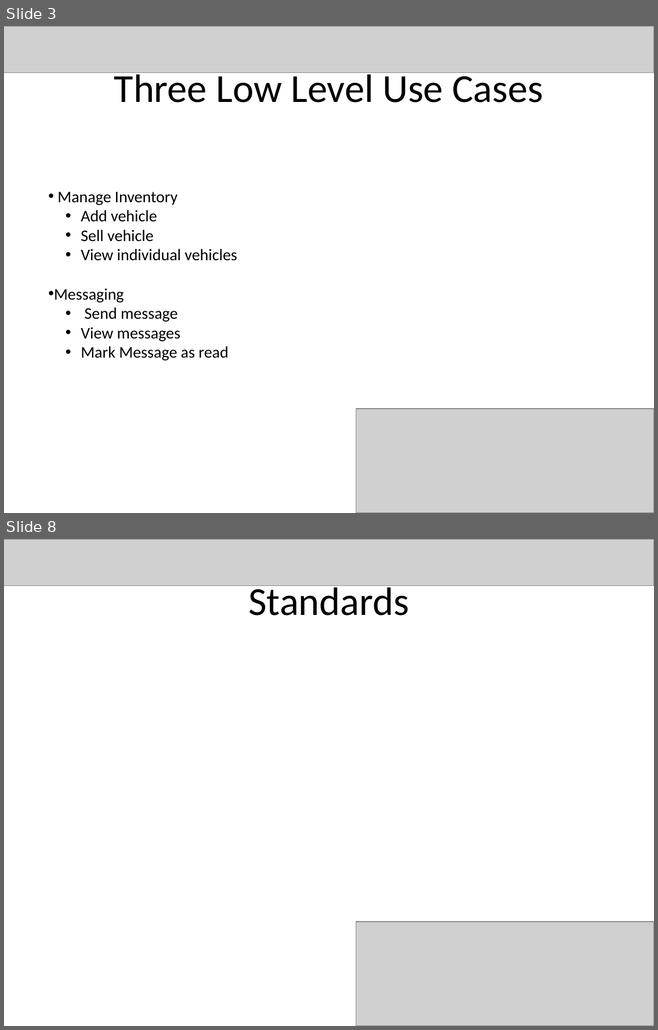
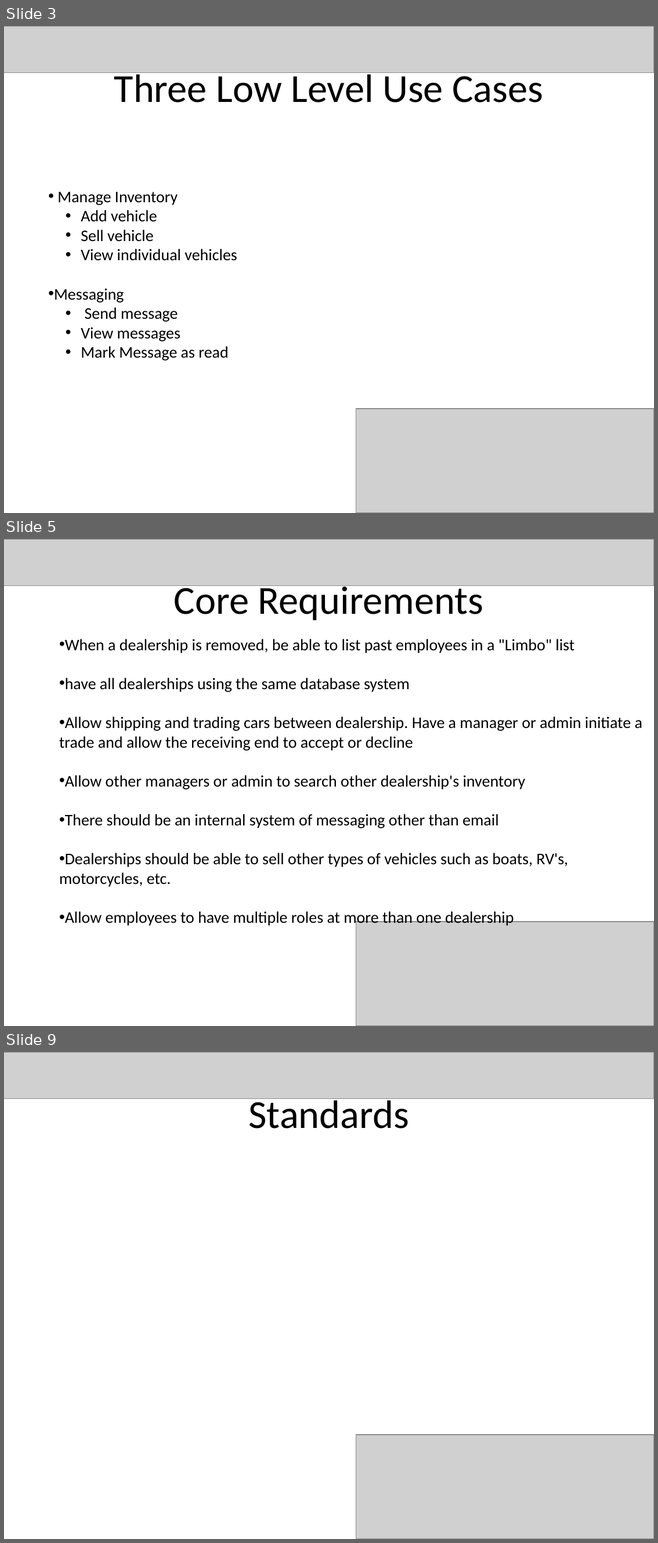
Before and after one commit to bjarratt/csce431-team1, a slide deck: FinalPres.pptx. Shown one above the other, each under a label of ours: slides 3 and 8 before the commit, slides 3, 5 and 9 after it; the slides between them are not shown. The pictures are 658x1030 and 658x1543 pixels, drawn with LibreOffice and Linux fonts; fonts in the diff are those of the drawing; grey boxes stand for pictures. Boxes give left, top, right and bottom in pixels: in the first picture for what was removed or moved away, otherwise in the second. Text is boxed around its words. In the diff, an @@ line names an element or a change of style, - is before the commit and + after.

```diff
--- a/FinalPres.pptx
+++ b/FinalPres.pptx
@@ slide 5 added at (x1=4, y1=539, x2=654, y2=1026), background #FFFFFF @@
@@ picture added at (x1=4, y1=539, x2=654, y2=586) @@
@@ text added at (x1=174, y1=581, x2=483, y2=620), 44 pt, text #000000 @@
+Core Requirements
@@ text added at (x1=59, y1=639, x2=642, y2=927), 18 pt, text #000000 @@
+• When a dealership is removed, be able to list past employees in a "Limbo" list
+• have all dealerships using the same database system
+• Allow shipping and trading cars between dealership. Have a manager or admin initiate a trade and allow the receiving end to accept or decline
+• Allow other managers or admin to search other dealership's inventory
+• There should be an internal system of messaging other than email
+• Dealerships should be able to sell other types of vehicles such as boats, RV's, motorcycles, etc.
+• Allow employees to have multiple roles at more than one dealership
@@ picture added at (x1=356, y1=922, x2=654, y2=1026) @@
@@ what was slide 8 is now slide 9 @@
```
Also in this commit, not shown: 3 slides changed, 1 other slide added, 1 slide removed.
